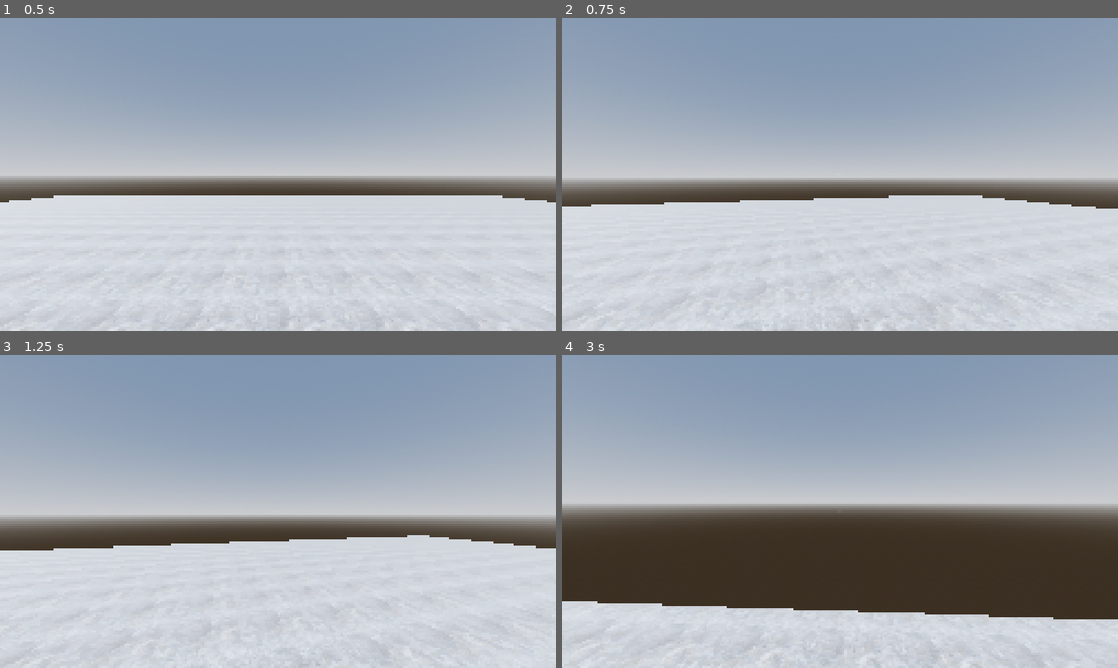
Above: before the commit, frames 1-4 (two rows, left to right).
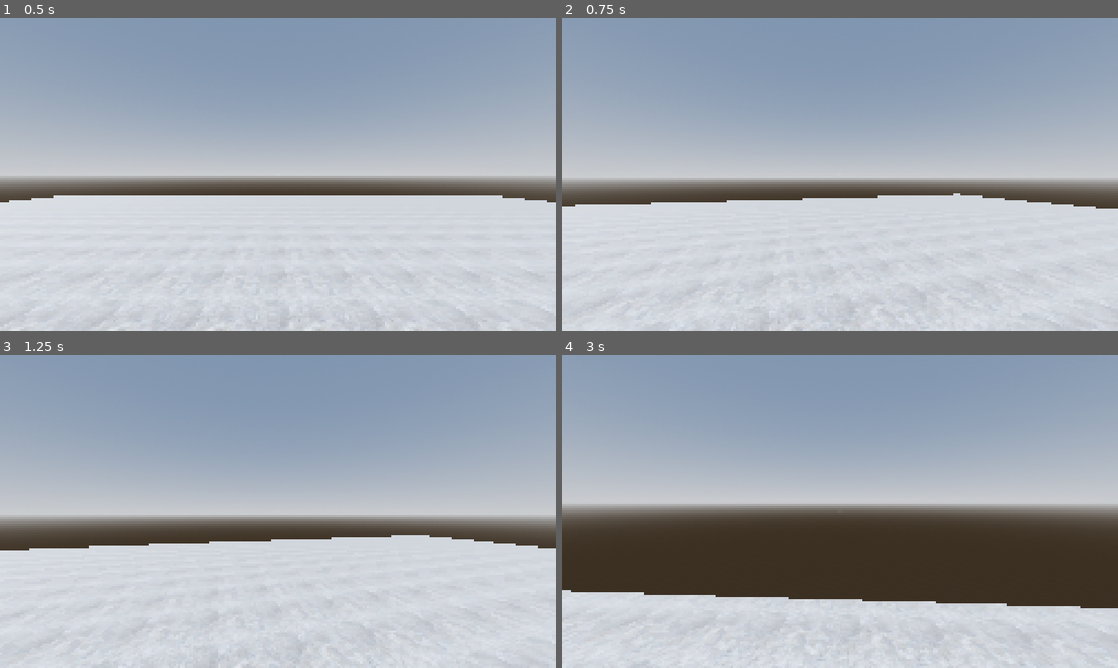
Above: after the commit, the same moments.

Repository: xandwr/cleangd-template
Game: Godot game, scene res://world.tscn
The game is run twice, just before and just after one commit, with the same random seed, the same clock (stepped at 60 frames per second) and the same inputs.
Inputs (mouse positions are in pixels of both pictures, inside the frame that each line leads up to):
- Up to frame 1 (0.5 s): no input
- Up to frame 2 (0.75 s): move the mouse to (867, 174) at 0.52 s; hold W (move_forward) from 0.53 s (still down); hold Shift (move_sprint) from 0.53 s (still down)
- Up to frame 3 (1.25 s): keep holding W (move_forward); keep holding Shift (move_sprint); tap Space (move_jump) at 0.77 s
- Up to frame 4 (3 s): keep holding W (move_forward); move the mouse to (812, 511) at 1.27 s; release Shift (move_sprint) at 1.28 s; tap Ctrl (move_crouch) at 1.35 s; tap Space (move_jump) at 1.52 s; tap Shift (move_sprint) at 1.55, 2.85 s; move the mouse to (851, 505) at 2.02 s; hold Shift (move_sprint) 2.03-2.78 s; move the mouse to (834, 517) at 2.77 s

Frame 1 is identical in both runs. In frame 2, 0.2% of the frame differs, in the area x 2-92%, y 56-100%; in frame 3, 0.4%; in frame 4, 3.9%, in the area x 0-100%, y 75-100%.

Commit message:
Movement lerp

Diff:
--- a/player/player_body_controller.gd
+++ b/player/player_body_controller.gd
@@ -2,7 +2,8 @@
 
 @export var walk_speed: float = 3.5
 @export var run_speed: float = 6.5
-@export var jump_force: float = 4.5
+@export var crouch_speed: float = 1.5
+@export var jump_force: float = 5.0
 @export var standing_height: float = 1.8
 @export var crouch_height: float = 1.0
 @export var crouch_down_speed_multiplier: float = 2.0 ## how much faster crouch is than stand
@@ -24,8 +25,9 @@
 func _process(delta: float) -> void:
 	move_input_dir = Input.get_vector("move_left", "move_right", "move_forward", "move_backward")
 	move_world_dir = Vector3(move_input_dir.x, 0.0, move_input_dir.y) * basis.inverse()
-	current_speed = run_speed if Input.is_action_pressed("move_sprint") else walk_speed
+	current_speed = lerp(current_speed, run_speed, 8 * delta) if Input.is_action_pressed("move_sprint") else lerp(current_speed, walk_speed, 8 * delta)
 	is_crouching = true if Input.is_action_pressed("move_crouch") else false
+	current_speed = lerp(current_speed, crouch_speed, 8 * delta) if is_crouching else current_speed
 	current_height = lerp(current_height, crouch_height, 8 * delta * crouch_down_speed_multiplier) if is_crouching else lerp(current_height, standing_height, 8 * delta)
 	collider.shape.height = current_height
 
